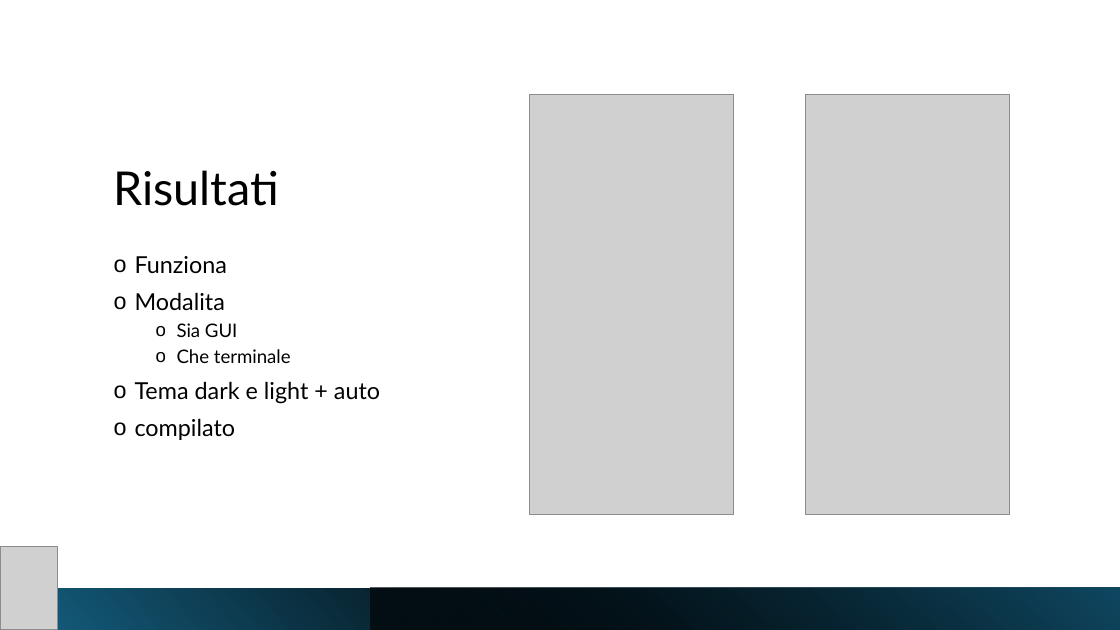
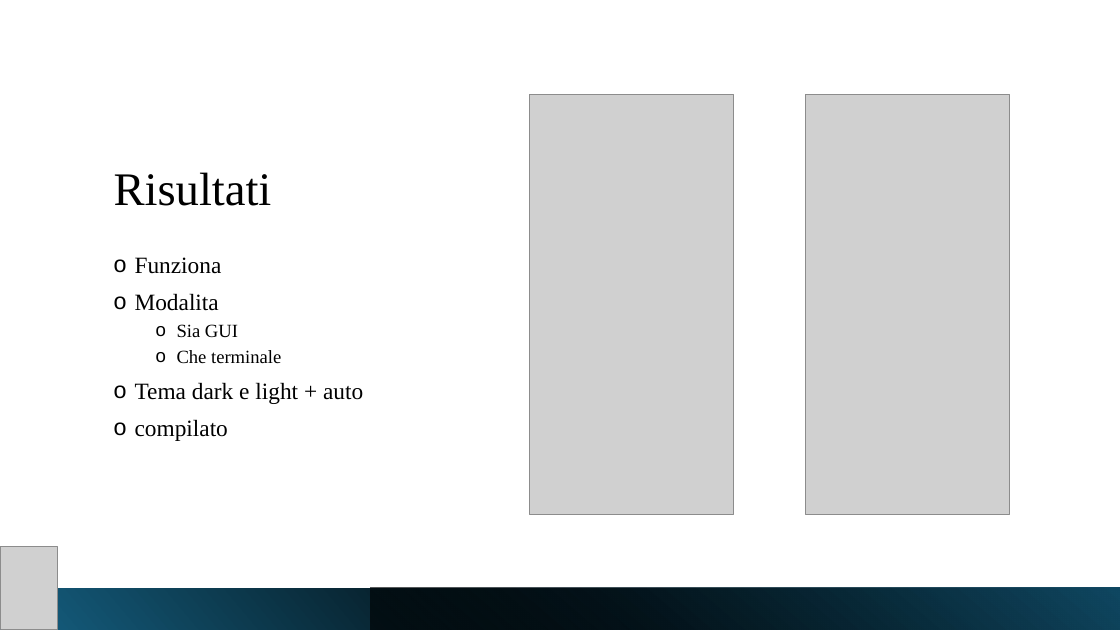
Before and after one commit to geo-petrini/impiccato, a slide deck: slide 7 of docs/Presentazione fatta male.pptx. Drawn at 1120x630 pixels with LibreOffice and Linux fonts; fonts in the diff are those of the drawing; grey boxes stand for pictures. Boxes give left, top, right and bottom in pixels: in the first picture for what was removed or moved away, otherwise in the second. Text is boxed around its words. In the diff, an @@ line names an element or a change of style, - is before the commit and + after.

Commit message:
mix font

```diff
--- a/docs/Presentazione fatta male.pptx
+++ b/docs/Presentazione fatta male.pptx
@@ title "Risultati" at bbox=[114, 172, 272, 206]: font Lato to Times New Roman @@
@@ text "Funziona" at bbox=[135, 257, 363, 441]: font Lato to Times New Roman @@
```
Also in this commit, not shown: 4 other slides changed.
